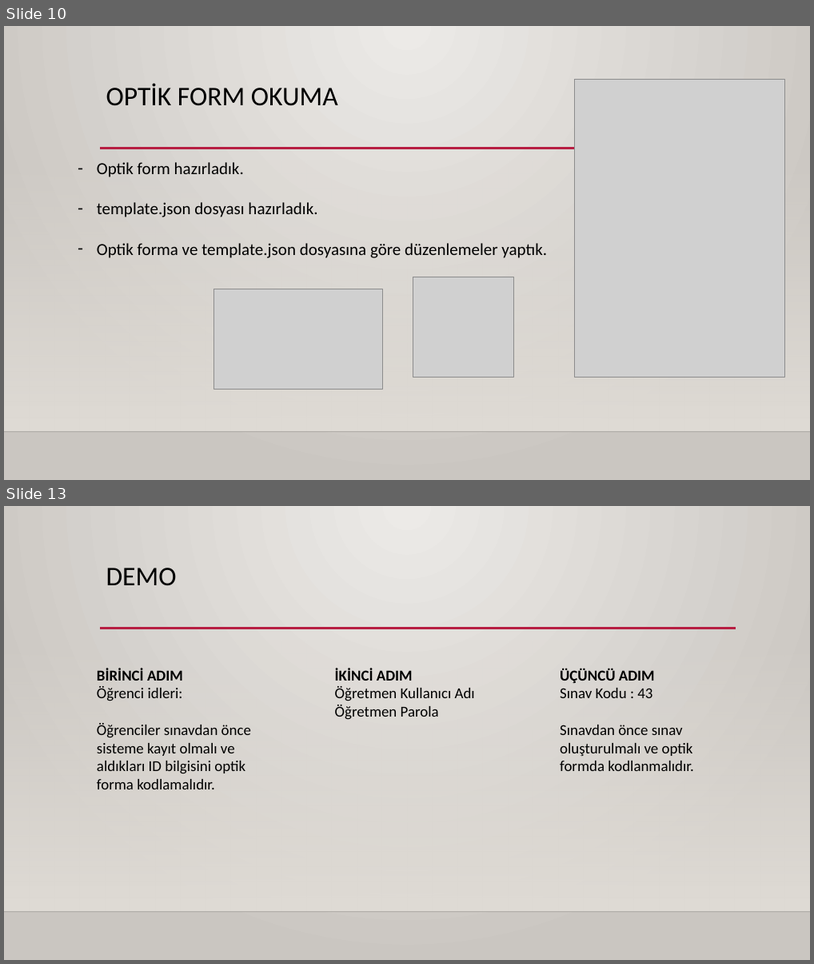
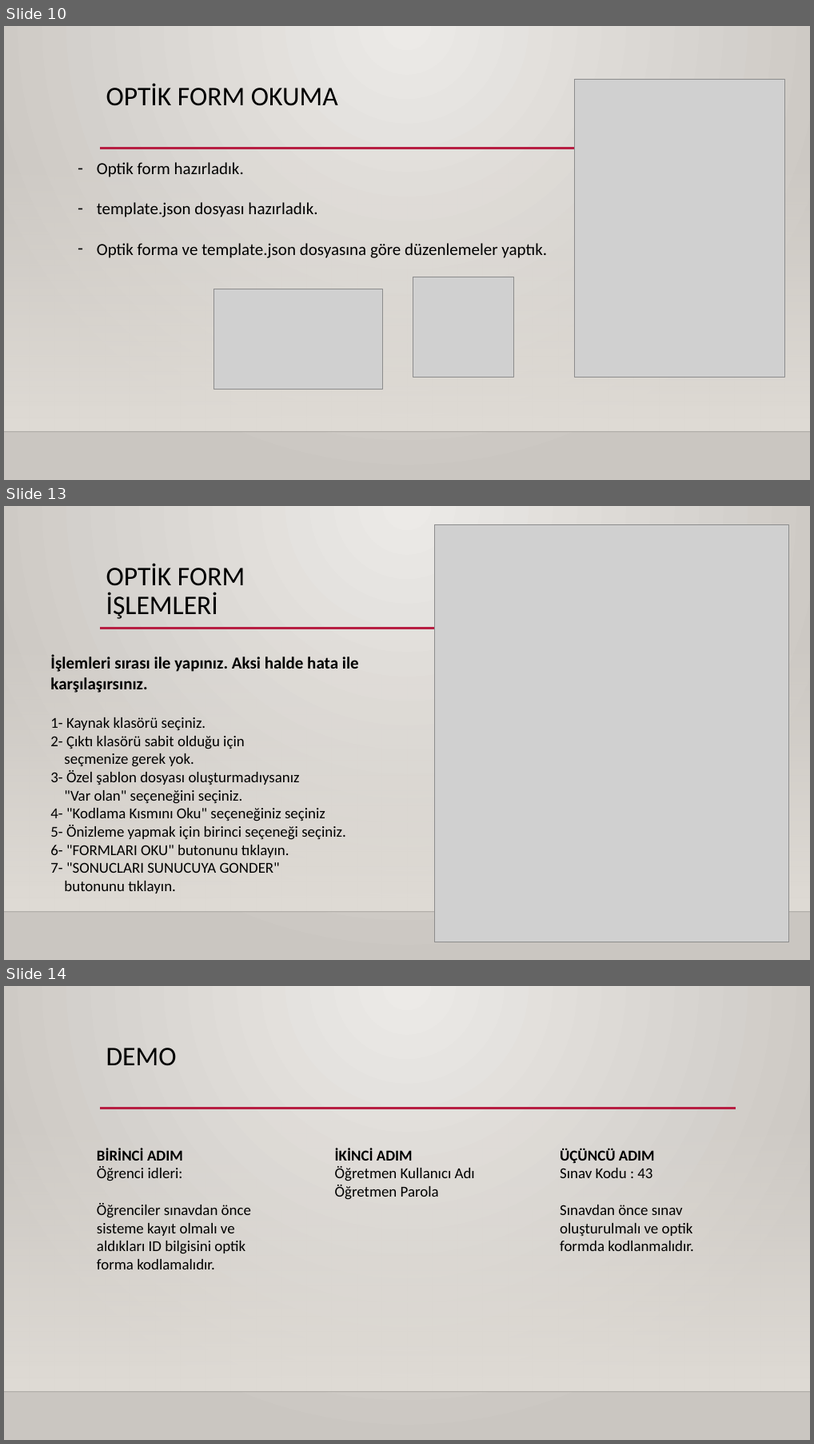
Before and after one commit to Python-Egitici-Egitimi-OOP-Grup-8/Optik-Form-Okuyucu, a slide deck: Proje Sunumu.pptx. Shown one above the other, each under a label of ours: slides 10 and 13 before the commit, slides 10, 13 and 14 after it; the slides between them are not shown. The pictures are 814x964 and 814x1444 pixels, drawn with LibreOffice and Linux fonts; fonts in the diff are those of the drawing; grey boxes stand for pictures; background and template pictures are left out. Boxes give left, top, right and bottom in pixels: in the first picture for what was removed or moved away, otherwise in the second. Text is boxed around its words. In the diff, an @@ line names an element or a change of style, - is before the commit and + after.

```diff
--- a/Proje Sunumu.pptx
+++ b/Proje Sunumu.pptx
@@ slide 13 added at <box>4,506,810,960</box>, background gradient #ECEAE7 to #CAC7C1; not listed: 3 template elements that a slide beside it also shows @@
@@ picture added at <box>435,524,790,941</box> @@
@@ title added at <box>178,568,245,586</box>, 32 pt, text #000000 @@
+OPTIK FORM
+IŞLEMLERI
@@ text added at <box>50,655,359,893</box>, 18 pt, text #000000 @@
+İşlemleri sırası ile yapınız. Aksi halde hata ile
+karşılaşırsınız.
+1- Kaynak klasörü seçiniz.
+2- Çıktı klasörü sabit olduğu için
+seçmenize gerek yok.
+3- Özel şablon dosyası oluşturmadıysanız
+"Var olan" seçeneğini seçiniz.
+4- "Kodlama Kısmını Oku" seçeneğiniz seçiniz
+5- Önizleme yapmak için birinci seçeneği seçiniz.
+6- "FORMLARI OKU" butonunu tıklayın.
+7- "SONUCLARI SUNUCUYA GONDER"
+butonunu tıklayın.
@@ what was slide 13 is now slide 14 @@
```
Also in this commit, not shown: 2 slides changed.
